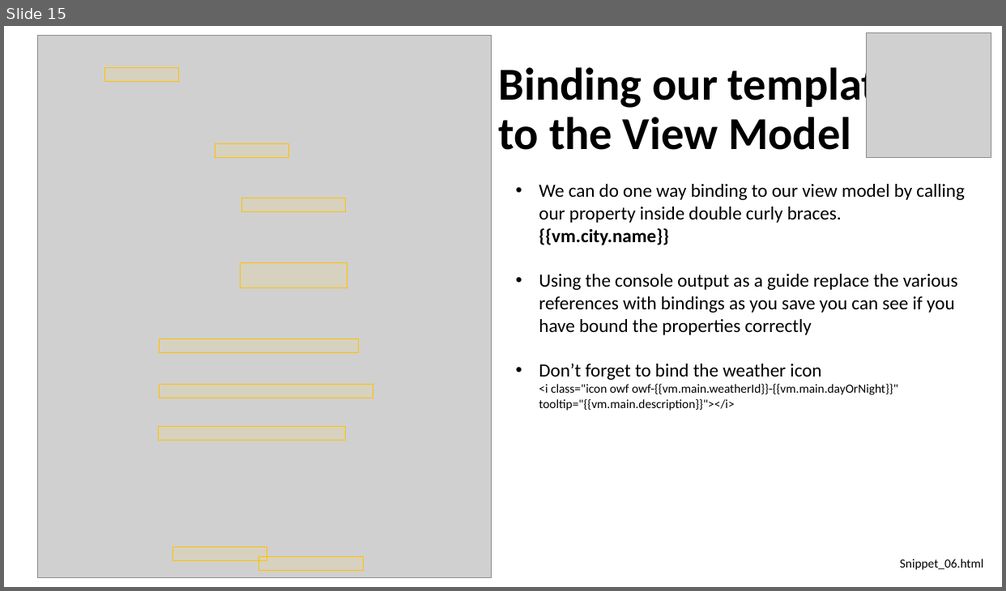
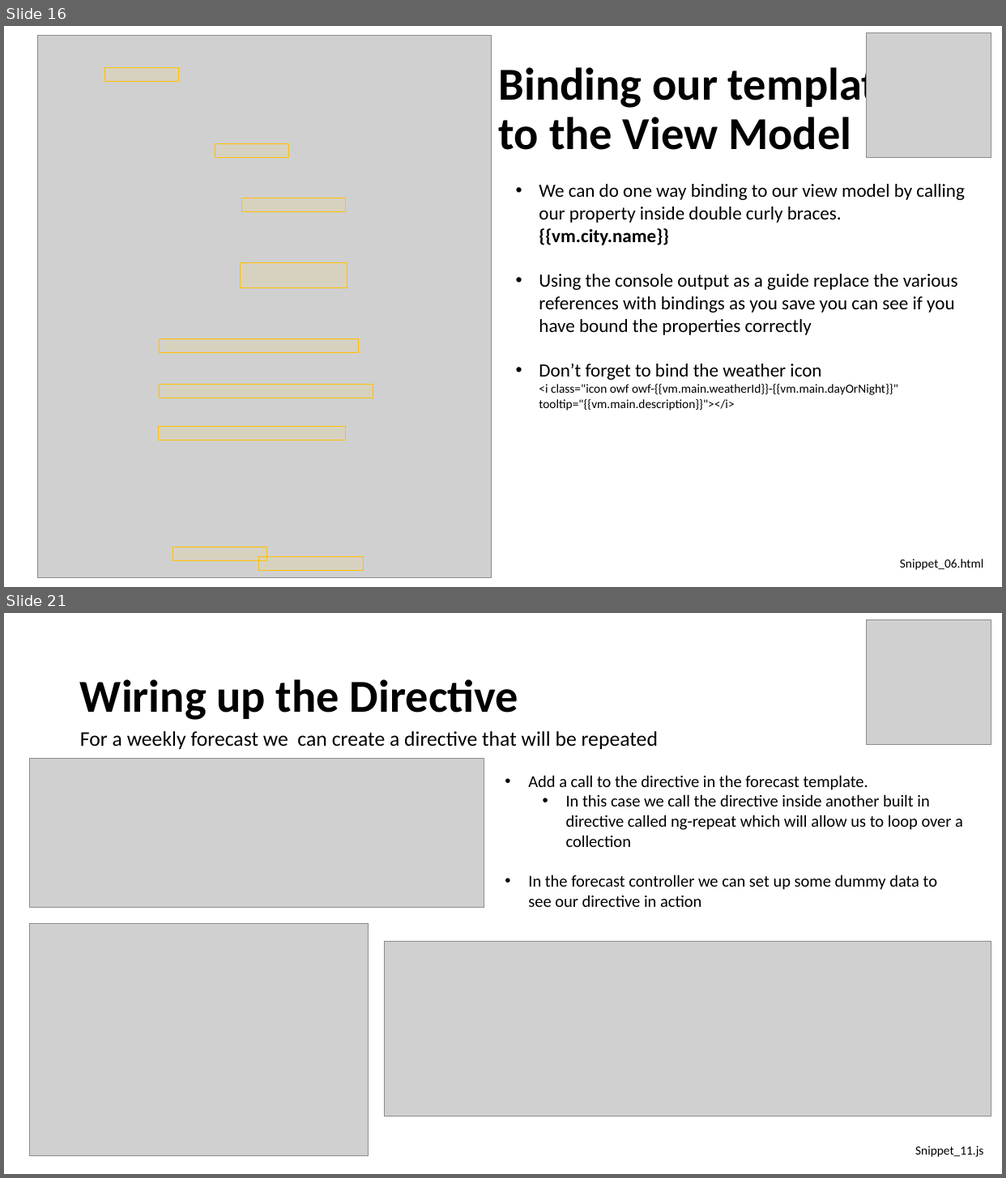
Before and after one commit to weiljx/weatherNg, a slide deck: Getting Started with Angular.pptx. Shown one above the other, each under a label of ours: slide 15 before the commit, slides 16 and 21 after it; the slides between them are not shown. The pictures are 1006x591 and 1006x1178 pixels, drawn with LibreOffice and Linux fonts; fonts in the diff are those of the drawing; grey boxes stand for pictures. Boxes give left, top, right and bottom in pixels: in the first picture for what was removed or moved away, otherwise in the second. Text is boxed around its words. In the diff, an @@ line names an element or a change of style, - is before the commit and + after.

Commit message:
More Snippets and Updated Presentation

```diff
--- a/Getting Started with Angular.pptx
+++ b/Getting Started with Angular.pptx
@@ slide 21 added at (4, 613, 1002, 1174), background #FFFFFF @@
@@ picture added at (867, 619, 991, 745) @@
@@ title added at (80, 679, 519, 720), 44 pt, text #000000, bold @@
+Wiring up the Directive
@@ text added at (80, 731, 658, 749), 20 pt, text #000000 @@
+For a weekly forecast we can create a directive that will be repeated
@@ picture added at (29, 759, 484, 908) @@
@@ text added at (528, 775, 963, 907), 16 pt, text #000000 @@
+• Add a call to the directive in the forecast template.
+  • In this case we call the directive inside another built in directive called ng-repeat which will allow us to loop over a collection
+• In the forecast controller we can set up some dummy data to see our directive in action
@@ picture added at (29, 924, 368, 1157) @@
@@ picture added at (385, 942, 991, 1117) @@
@@ text added at (915, 1146, 983, 1157), 12 pt, text #000000 @@
+Snippet_11.js
@@ what was slide 15 is now slide 16 @@
```
Also in this commit, not shown: 1 slide changed, 6 other slides added, 4 other files.
